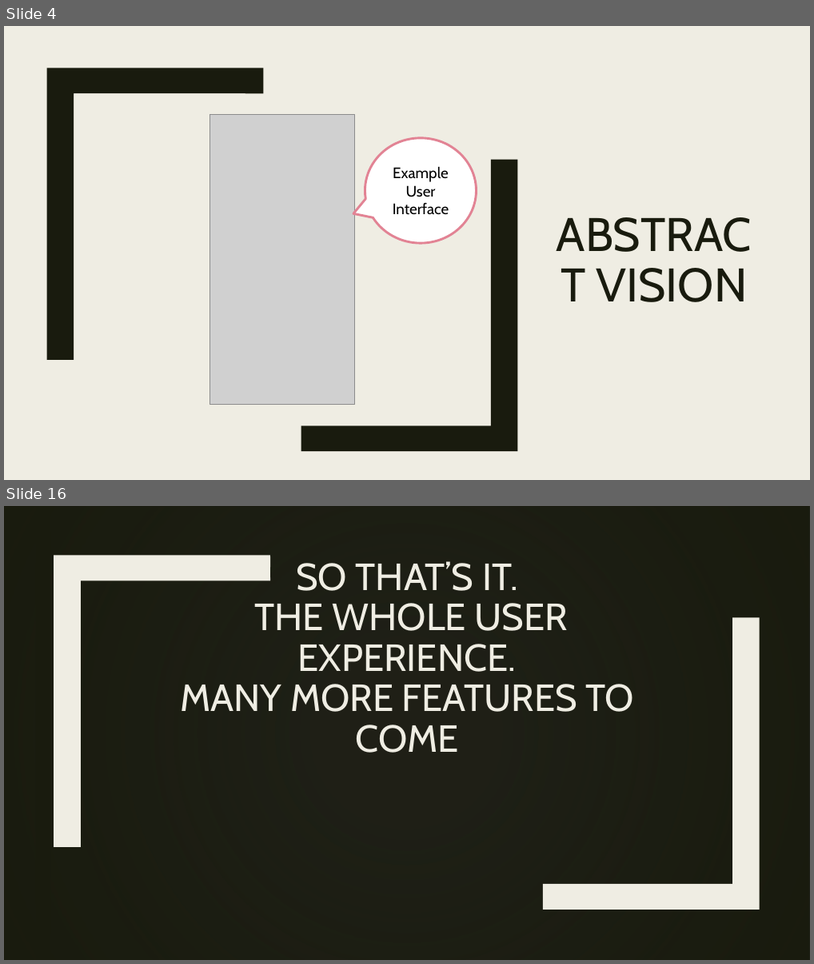
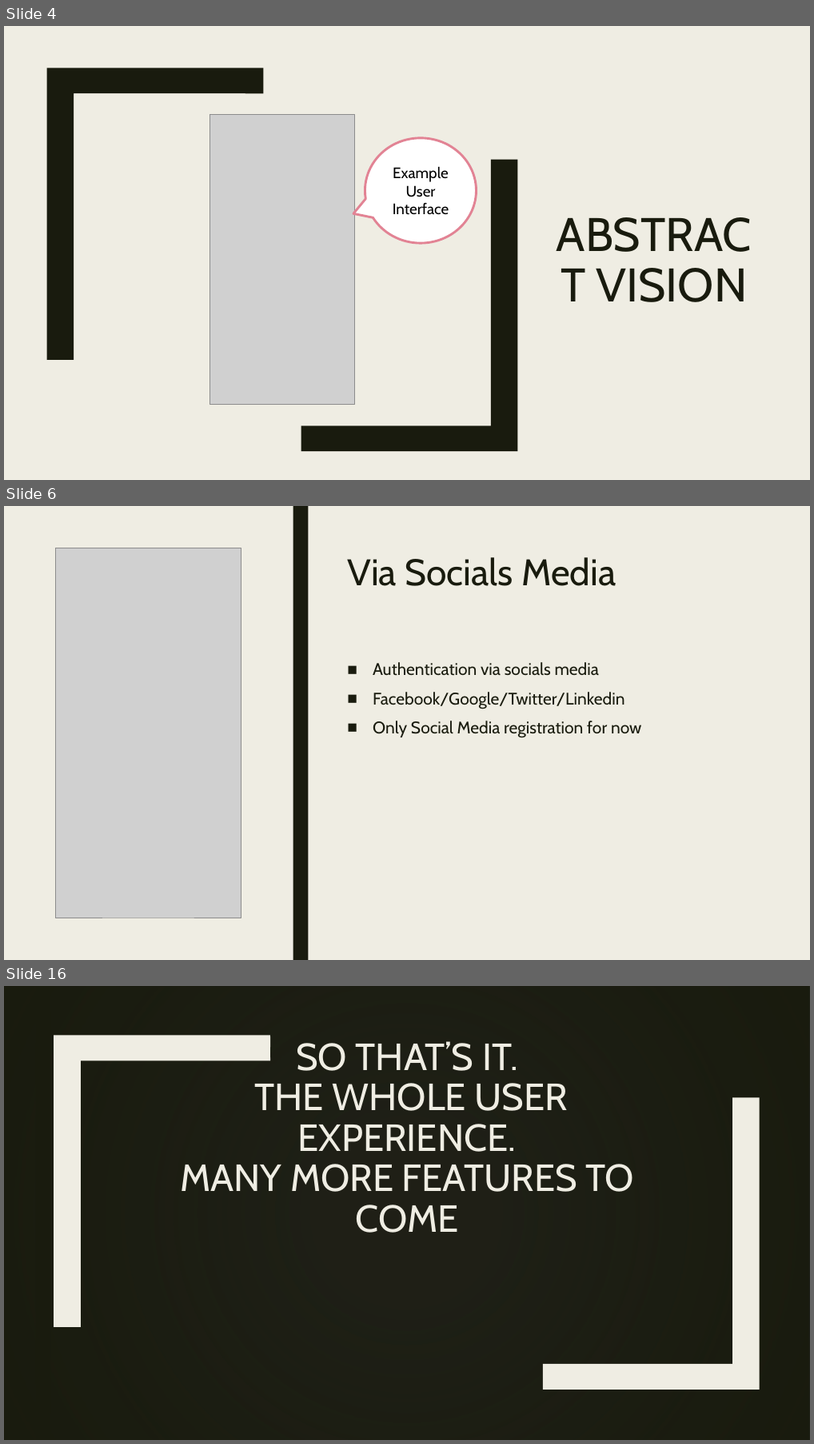
Before and after one commit to itamar659/Final-Project, a slide deck: App - Sadna.pptx. Shown one above the other, each under a label of ours: slides 4 and 16 before the commit, slides 4, 6 and 16 after it; the slides between them are not shown. The pictures are 814x964 and 814x1444 pixels, drawn with LibreOffice and Linux fonts; fonts in the diff are those of the drawing; grey boxes stand for pictures; background and template pictures are left out; a plain dark background stands for a picture behind light text. Boxes give left, top, right and bottom in pixels: in the first picture for what was removed or moved away, otherwise in the second. Text is boxed around its words. In the diff, an @@ line names an element or a change of style, - is before the commit and + after.

```diff
--- a/App - Sadna.pptx
+++ b/App - Sadna.pptx
@@ slide 6 added at [4,506,810,960], background #EFEDE3; not listed: 1 template element that a slide beside it also shows @@
@@ rectangle added at [4,506,810,960], fill #EFEDE3 @@
@@ rectangle added at [293,506,308,960], fill #191B0E @@
@@ picture added at [55,548,241,917] @@
@@ title added at [347,557,616,586], 44 pt, text #191B0E @@
+Via Socials Media
@@ text added at [373,662,642,738], 20 pt, text #191B0E @@
+■ Authentication via socials media
+■ Facebook/Google/Twitter/Linkedin
+■ Only Social Media registration for now
```
Also in this commit, not shown: 12 slides changed, 4 other slides added, 1 slide removed, 1 other file.
